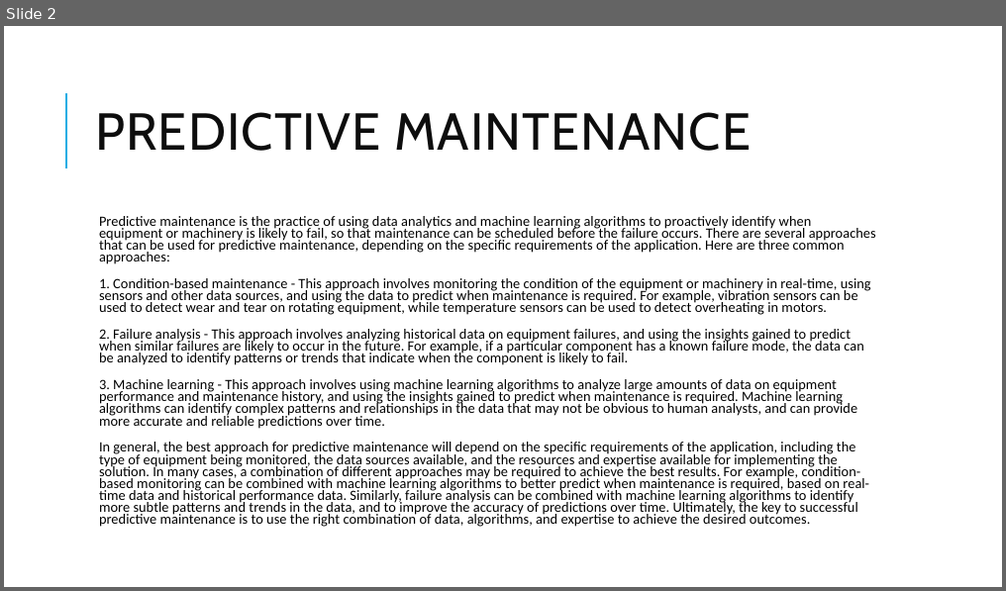
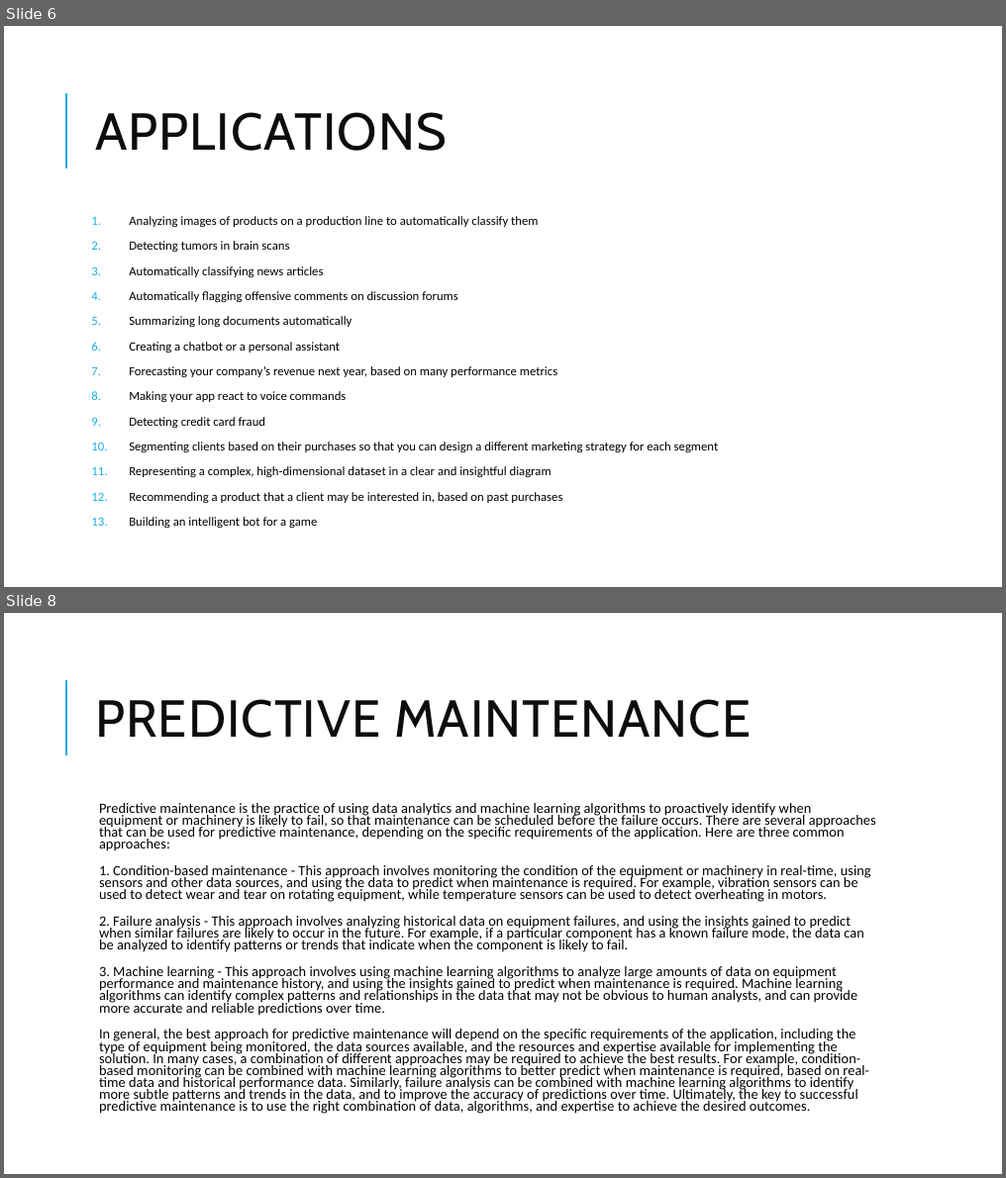
Before and after one commit to meldong/DnivekMud, a slide deck: assets/files/PredictiveMaintenance.pptx. Shown one above the other, each under a label of ours: slide 2 before the commit, slides 6 and 8 after it; the slides between them are not shown. The pictures are 1006x591 and 1006x1178 pixels, drawn with LibreOffice and Linux fonts; fonts in the diff are those of the drawing. Boxes give left, top, right and bottom in pixels: in the first picture for what was removed or moved away, otherwise in the second. Text is boxed around its words. In the diff, an @@ line names an element or a change of style, - is before the commit and + after.

```diff
--- a/assets/files/PredictiveMaintenance.pptx
+++ b/assets/files/PredictiveMaintenance.pptx
@@ slide 6 added at (4,26,1002,587), background #FFFFFF; not listed: 1 template element that a slide beside it also shows @@
@@ title added at (95,112,446,151), 50 pt, text #0D0D0D @@
+APPLICATIONS
@@ text added at (129,216,719,528), 12.1 pt, text #000000 @@
+1. Analyzing images of products on a production line to automatically classify them
+2. Detecting tumors in brain scans
+3. Automatically classifying news articles
+4. Automatically flagging offensive comments on discussion forums
+5. Summarizing long documents automatically
+6. Creating a chatbot or a personal assistant
+7. Forecasting your company’s revenue next year, based on many performance metrics
+8. Making your app react to voice commands
+9. Detecting credit card fraud
+10. Segmenting clients based on their purchases so that you can design a different marketing strategy for each segment
+11. Representing a complex, high-dimensional dataset in a clear and insightful diagram
+12. Recommending a product that a client may be interested in, based on past purchases
+13. Building an intelligent bot for a game
@@ what was slide 2 is now slide 8 @@
```
Also in this commit, not shown: 1 slide changed, 5 other slides added, 27 other files.
